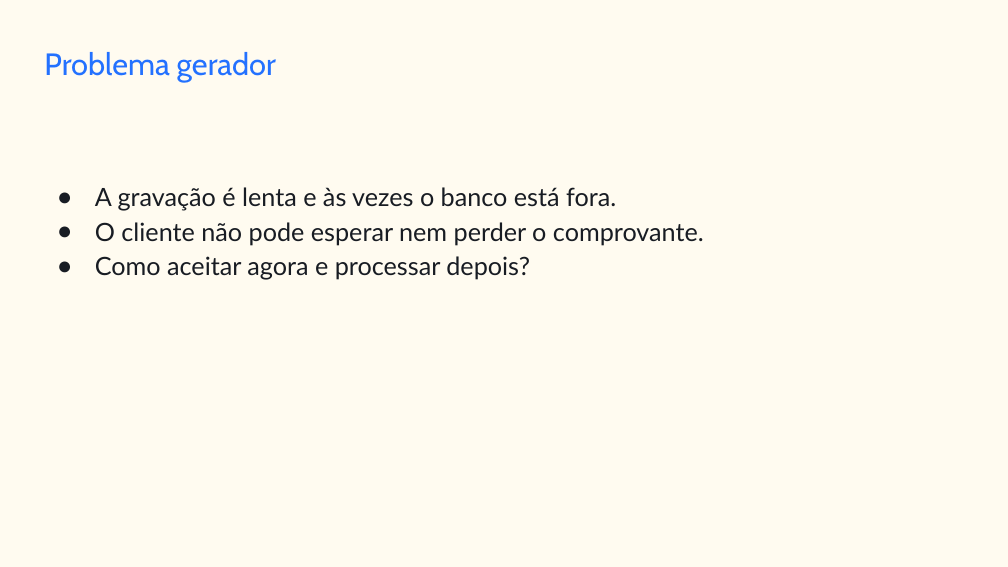
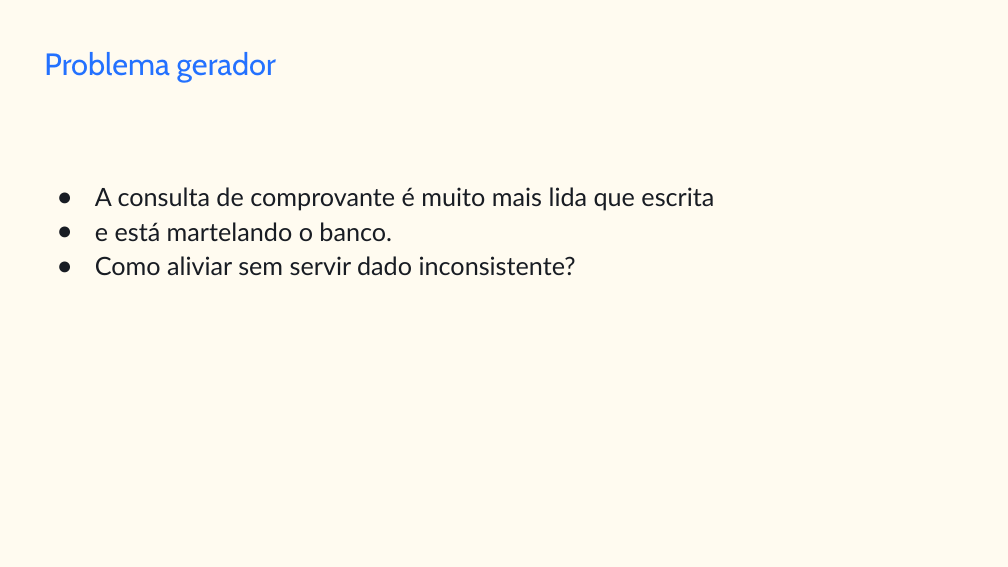
Before and after one commit to jessehaniel85/1705-be-jv-010, a slide deck: slide 2 of plano-de-aulas/aula-04-slides.pptx. Drawn at 1008x567 pixels with LibreOffice and Linux fonts; fonts in the diff are those of the drawing. Boxes give left, top, right and bottom in pixels: in the first picture for what was removed or moved away, otherwise in the second. Text is boxed around its words. In the diff, an @@ line names an element or a change of style, - is before the commit and + after.

```diff
--- a/plano-de-aulas/aula-04-slides.pptx
+++ b/plano-de-aulas/aula-04-slides.pptx
@@ text at <box>95,187,714,276</box>: text changed @@
-● A gravação é lenta e às vezes o banco está fora.
-● O cliente não pode esperar nem perder o comprovante.
-● Como aceitar agora e processar depois?
+● A consulta de comprovante é muito mais lida que escrita
+● e está martelando o banco.
+● Como aliviar sem servir dado inconsistente?
```
Also in this commit, not shown: 6 other slides changed, 15 other files.
